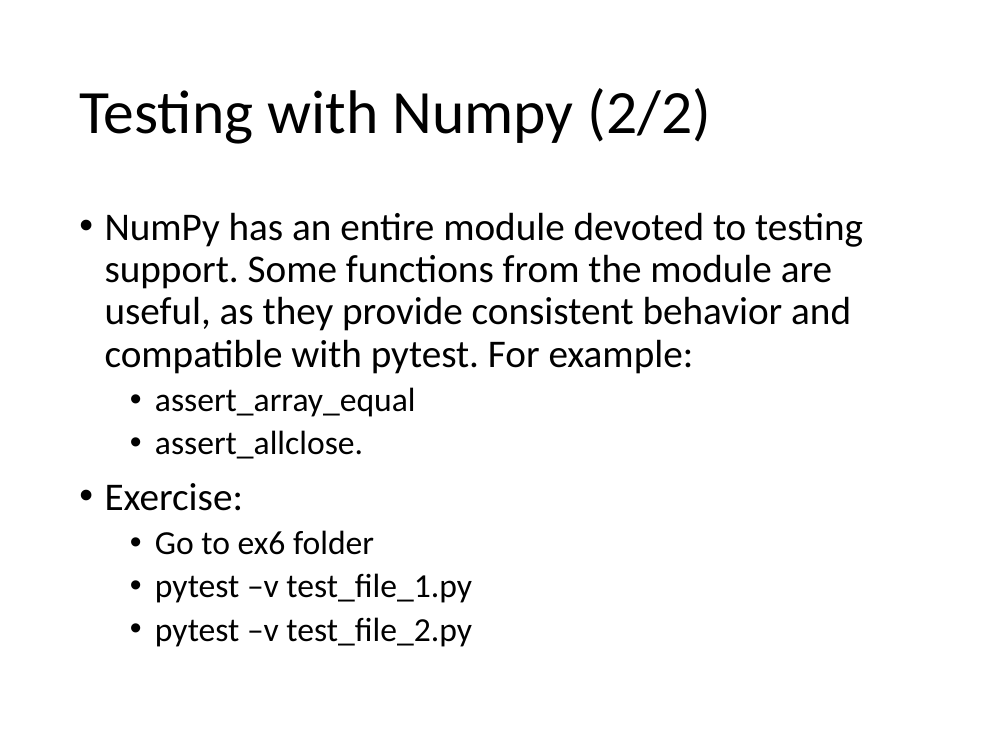
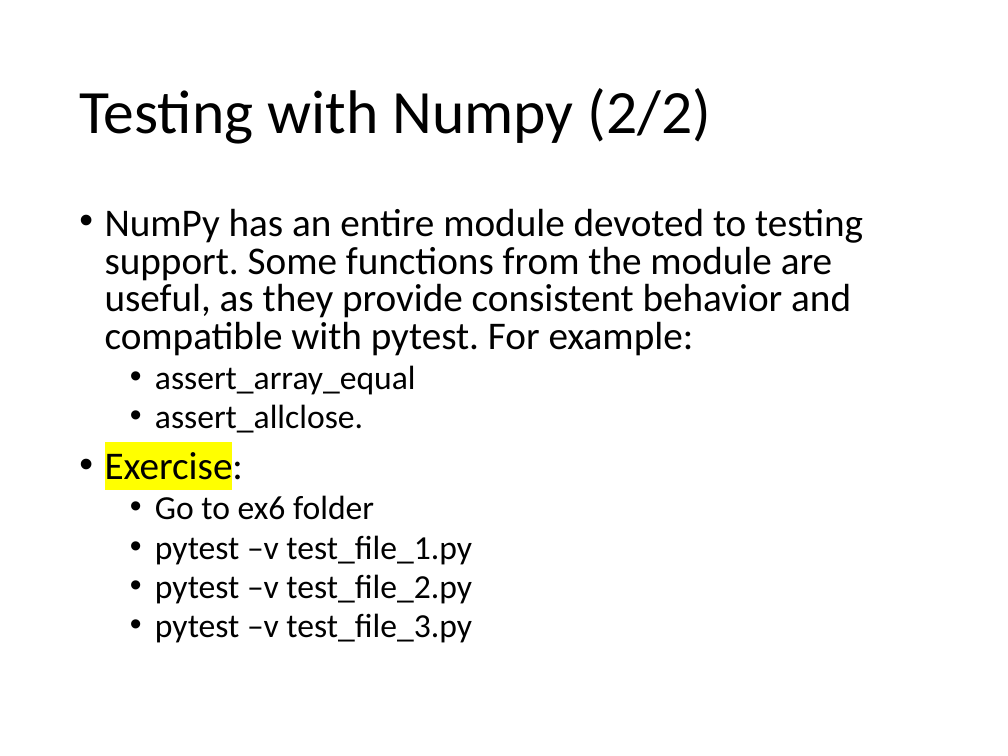
Before and after one commit to Chao-Jen/pytest_workshop, a slide deck: slide 14 of slides/Unit Test with Pytest.pptx. Drawn at 1008x756 pixels with LibreOffice and Linux fonts; fonts in the diff are those of the drawing. Boxes give left, top, right and bottom in pixels: in the first picture for what was removed or moved away, otherwise in the second. Text is boxed around its words. In the diff, an @@ line names an element or a change of style, - is before the commit and + after.

```diff
--- a/slides/Unit Test with Pytest.pptx
+++ b/slides/Unit Test with Pytest.pptx
@@ text at box(105, 208, 863, 604): highlight none to #FFFF00 in "Exercise:"; line spacing 0.9 to 0.8 @@
@@ text at box(155, 613, 471, 643): paragraph added @@
+  • pytest –v test_file_3.py
```
Also in this commit, not shown: 1 other slide changed, 1 slide added.
